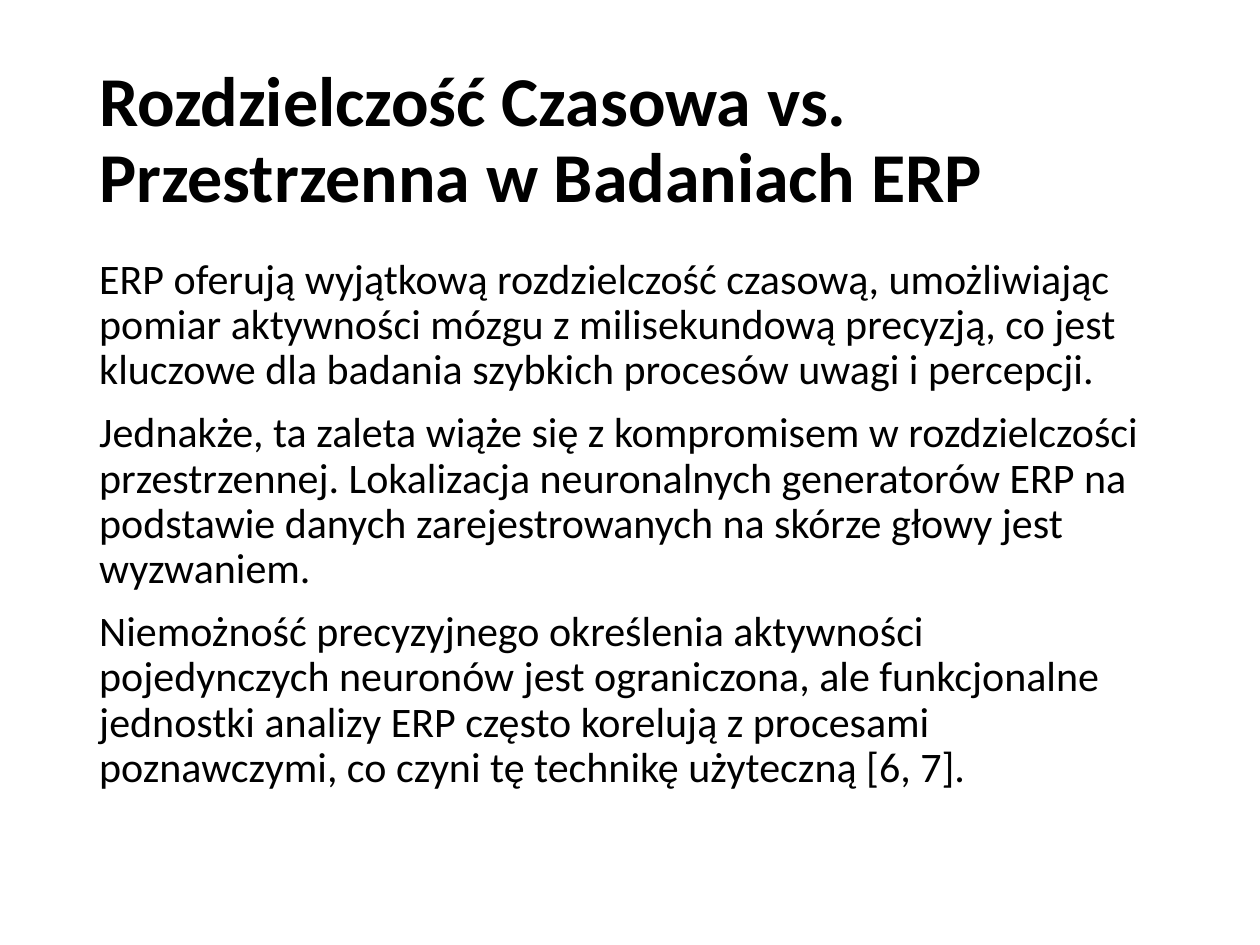
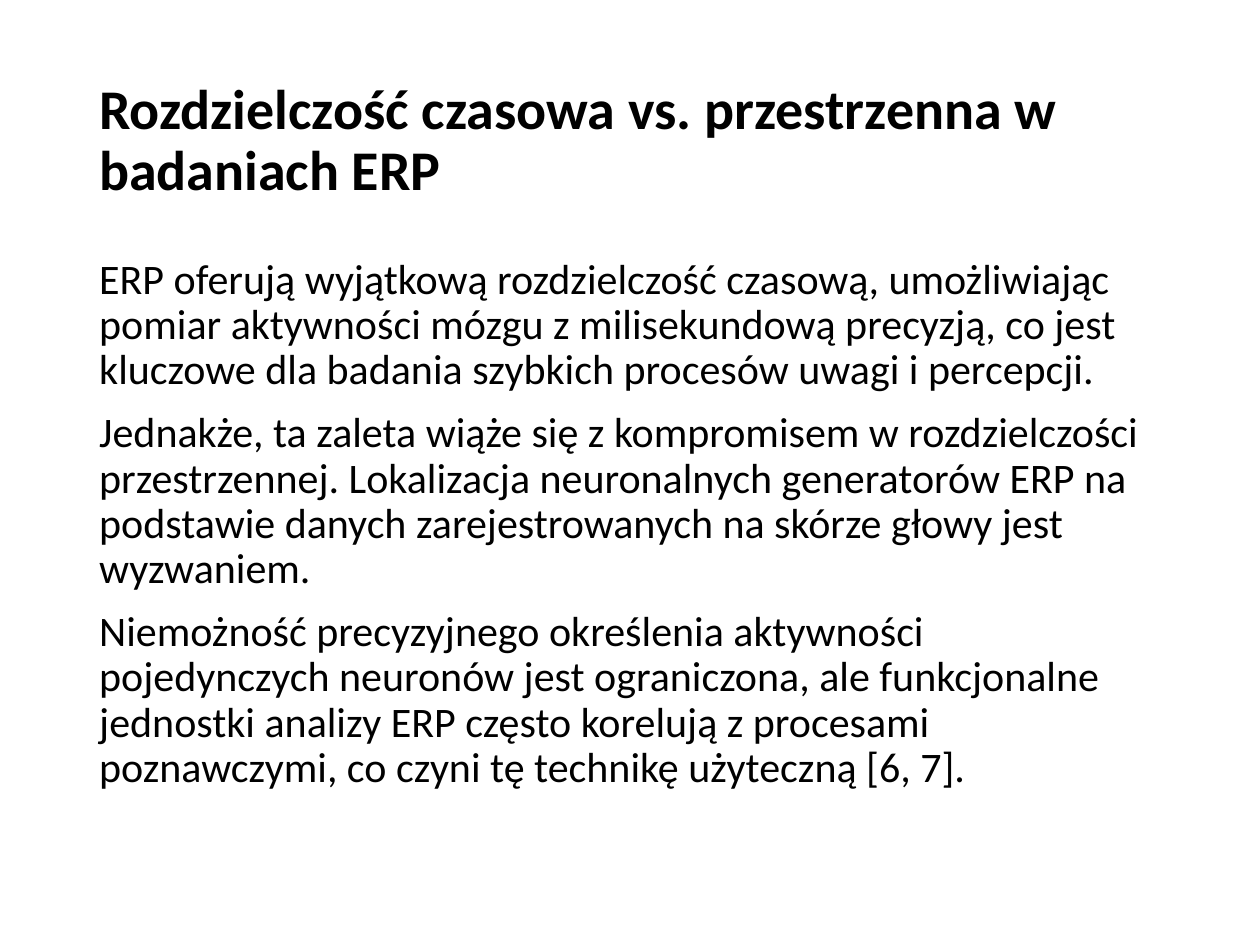
Before and after one commit to MatPomGit/self, a slide deck: slide 15 of files/inne/prezentacje/potencjały_ERP.pptx. Drawn at 1260x945 pixels with LibreOffice and Linux fonts; fonts in the diff are those of the drawing. Boxes give left, top, right and bottom in pixels: in the first picture for what was removed or moved away, otherwise in the second. Text is boxed around its words. In the diff, an @@ line names an element or a change of style, - is before the commit and + after.

```diff
--- a/files/inne/prezentacje/potencjały_ERP.pptx
+++ b/files/inne/prezentacje/potencjały_ERP.pptx
@@ title at [99,89,1057,191]: text changed; size 40 to 32 pt @@
-Rozdzielczość Czasowa vs. Przestrzenna w Badaniach ERP
+Rozdzielczość czasowa vs. przestrzenna w badaniach ERP
```
Also in this commit, not shown: 27 other slides changed, 5 other files.
